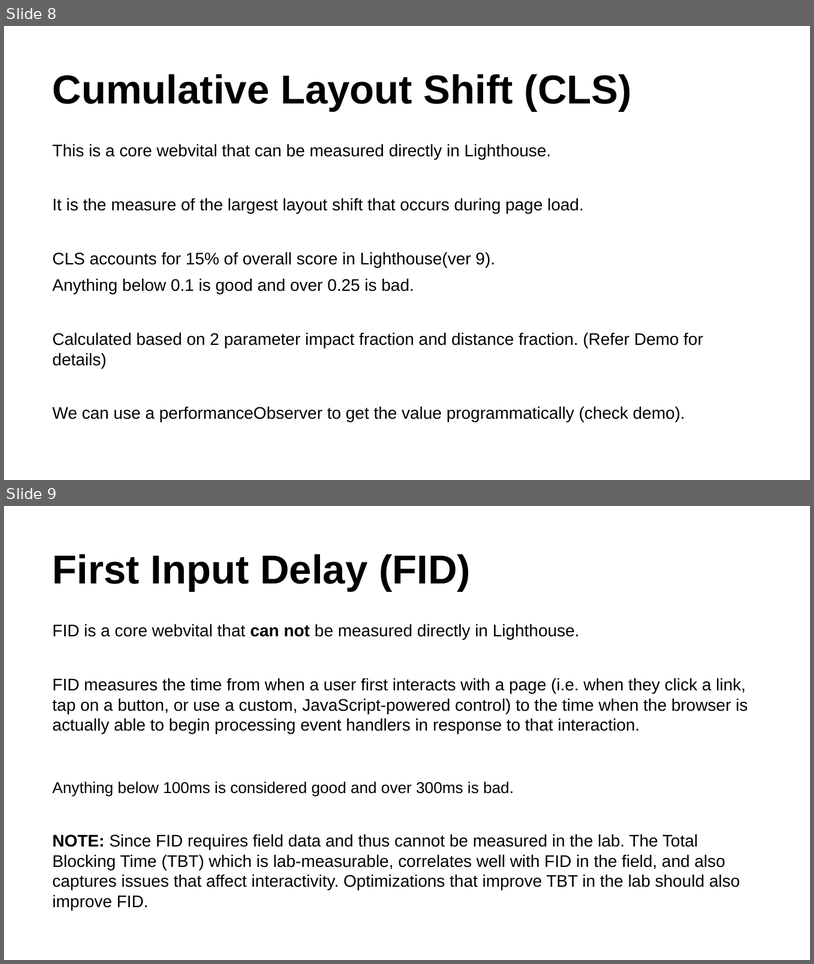
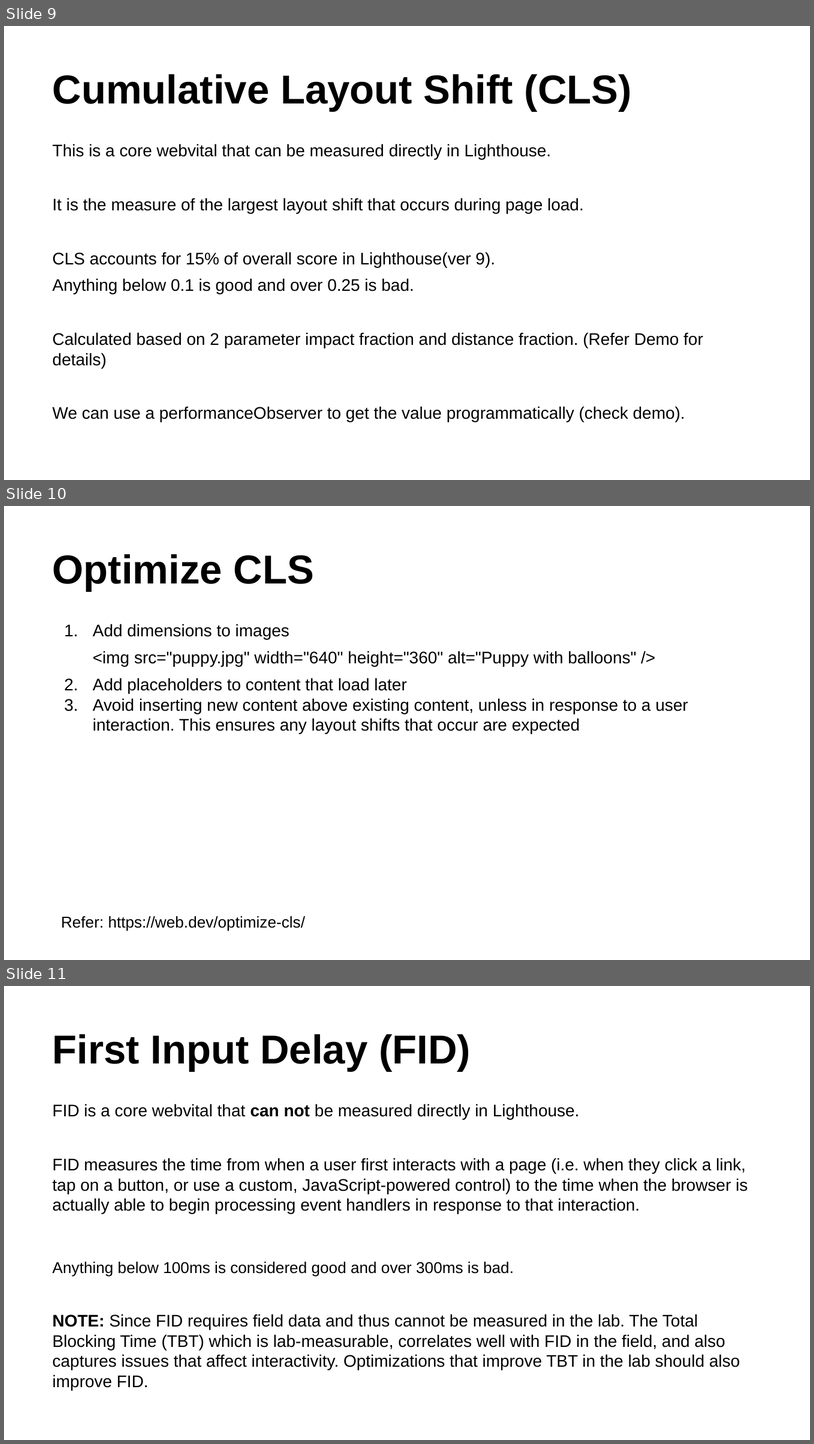
Before and after one commit to pratheeshrussell/webvitals-testing, a slide deck: WebVital.pptx. Shown one above the other, each under a label of ours: slides 8 and 9 before the commit, slides 9, 10 and 11 after it. The pictures are 814x964 and 814x1444 pixels, drawn with LibreOffice and Linux fonts; fonts in the diff are those of the drawing. Boxes give left, top, right and bottom in pixels: in the first picture for what was removed or moved away, otherwise in the second. Text is boxed around its words. In the diff, an @@ line names an element or a change of style, - is before the commit and + after.

```diff
--- a/WebVital.pptx
+++ b/WebVital.pptx
@@ slide 10 added at (4,506,810,960), background #FFFFFF @@
@@ title added at (53,554,314,591), 36 pt, text #000000, bold @@
+Optimize CLS
@@ text added at (93,624,688,733), 15 pt, text #000000 @@
+1. Add dimensions to images
+<img src="puppy.jpg" width="640" height="360" alt="Puppy with balloons" />
+1. Add placeholders to content that load later
+2. Avoid inserting new content above existing content, unless in response to a user interaction. This ensures any layout shifts that occur are expected
@@ text added at (61,916,306,931), 14 pt, text #000000 @@
+Refer: https://web.dev/optimize-cls/
@@ what was slide 8 is now slide 9 @@
@@ what was slide 9 is now slide 11 @@
```
Also in this commit, not shown: 6 slides changed, 1 other slide added.
